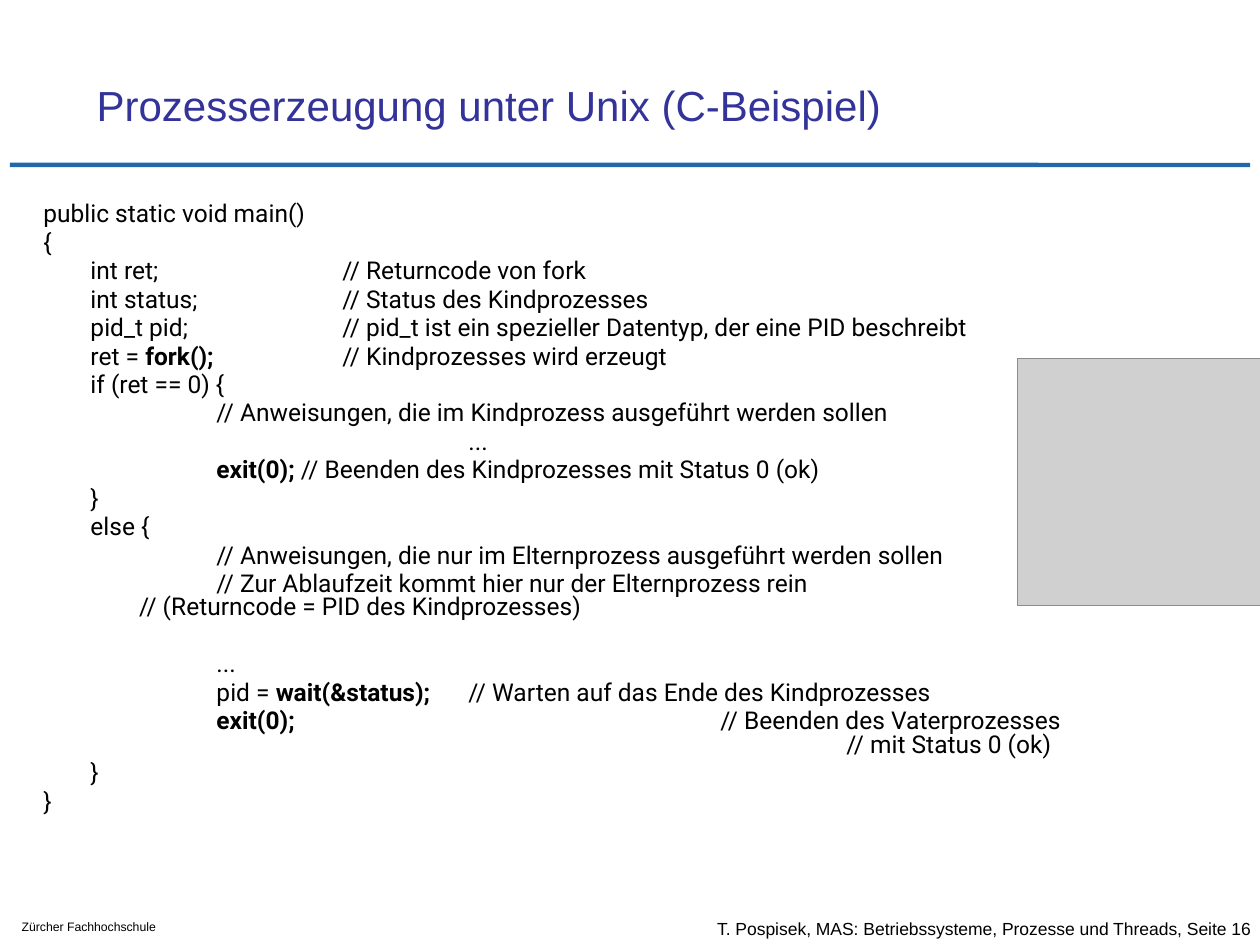
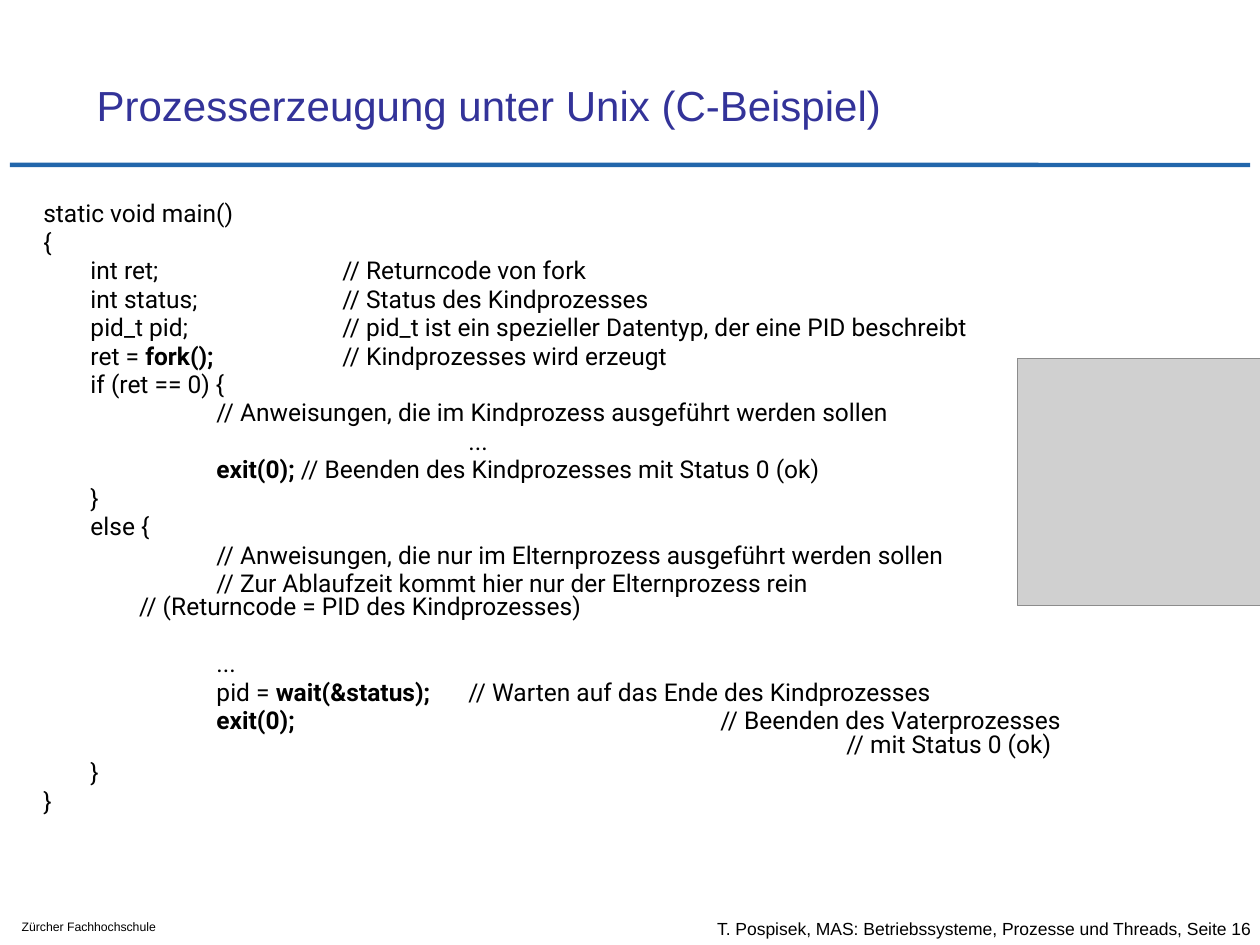
Before and after one commit to tpo/betriebssysteme, a slide deck: slide 16 of 05-2_Prozesse_und_Threads.odp. Drawn at 1260x945 pixels with LibreOffice and Linux fonts; fonts in the diff are those of the drawing; grey boxes stand for pictures; background and template pictures are left out. Boxes give left, top, right and bottom in pixels: in the first picture for what was removed or moved away, otherwise in the second. Text is boxed around its words. In the diff, an @@ line names an element or a change of style, - is before the commit and + after.

```diff
--- a/05-2_Prozesse_und_Threads.odp
+++ b/05-2_Prozesse_und_Threads.odp
@@ text at (43,202,233,228): text changed @@
-public static void main()
+static void main()
```
Also in this commit, not shown: 6 other slides changed, 3 other files.
